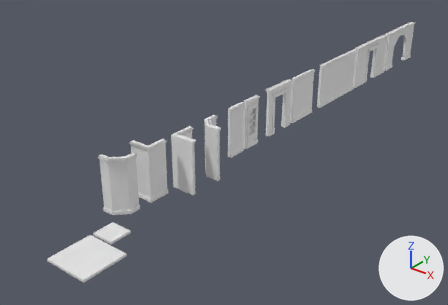
An edit to the FBX model Project Dreamer/Assets/Assets/Modular Assets/ModularWallPieces.fbx, drawn before and after from the same camera.
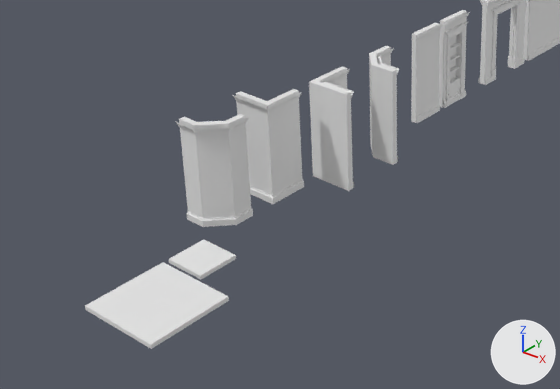
Old and new are each drawn whole from a 50 mm camera at (16.5, -22.2, 13.2) aimed at (-1.8, 0.7, -1.0) and again close up on the part from 0% to 69% of the width and 29% to 100% of the height. Every picture has the same lights, and +X, +Y and +Z are marked at lower right. The older version's two pictures come first. Where no turn or scale is listed for an object, it has been applied to the vertices.

Objects in the first close-up: 'Floor1MModel', 'Floor2MModel', 'Wall1MModel', 'Wall1MShelvesModel', 'Wall2MDoorwayModel', 'Wall2MModel', 'WallInnerCorner45Model', 'WallInnerCornerModel', 'WallOuterCorner45Model', 'WallOuterCornerModel'.
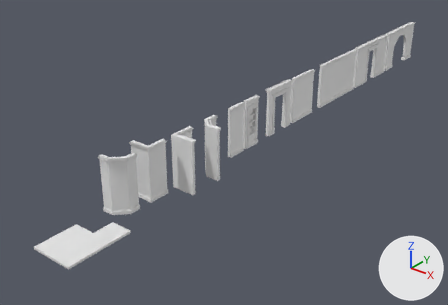
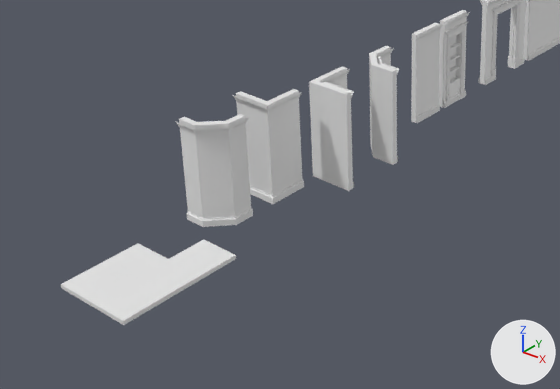
Boxes [x1, y1, x2, y2] around the edits, measured in the close-ups (560 x 389 px):
'Floor2MModel', moved
    before: [85, 262, 229, 349]
    after: [61, 243, 201, 325]

The change, as a list of edits to the scene's bpy script:
```text
Change ob_floor2mmodel:
    ob_floor2mmodel.location: (0.0, -10.72, 0.0) -> (-1.0, -10.57, 0.0)
```
